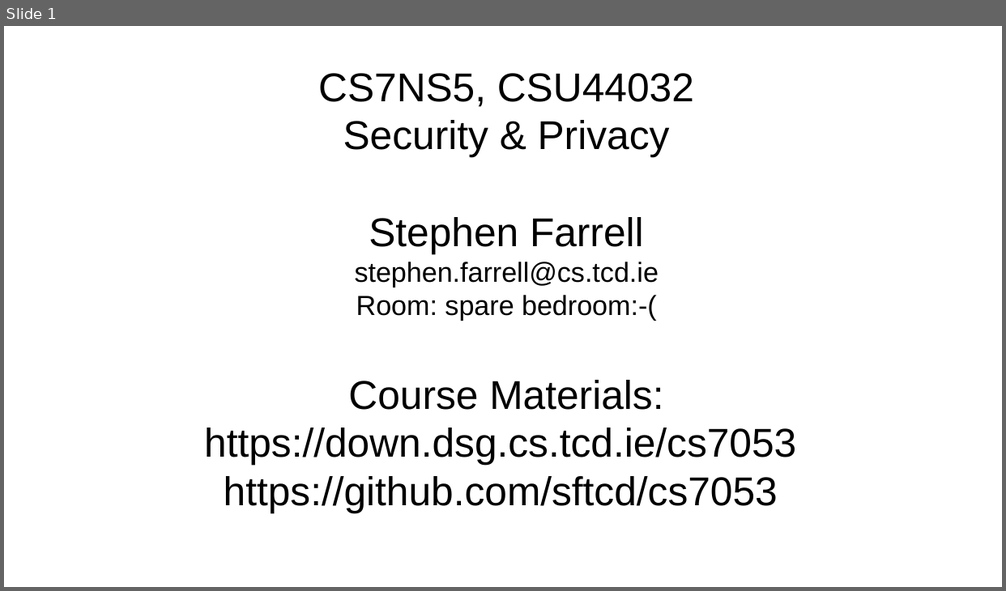
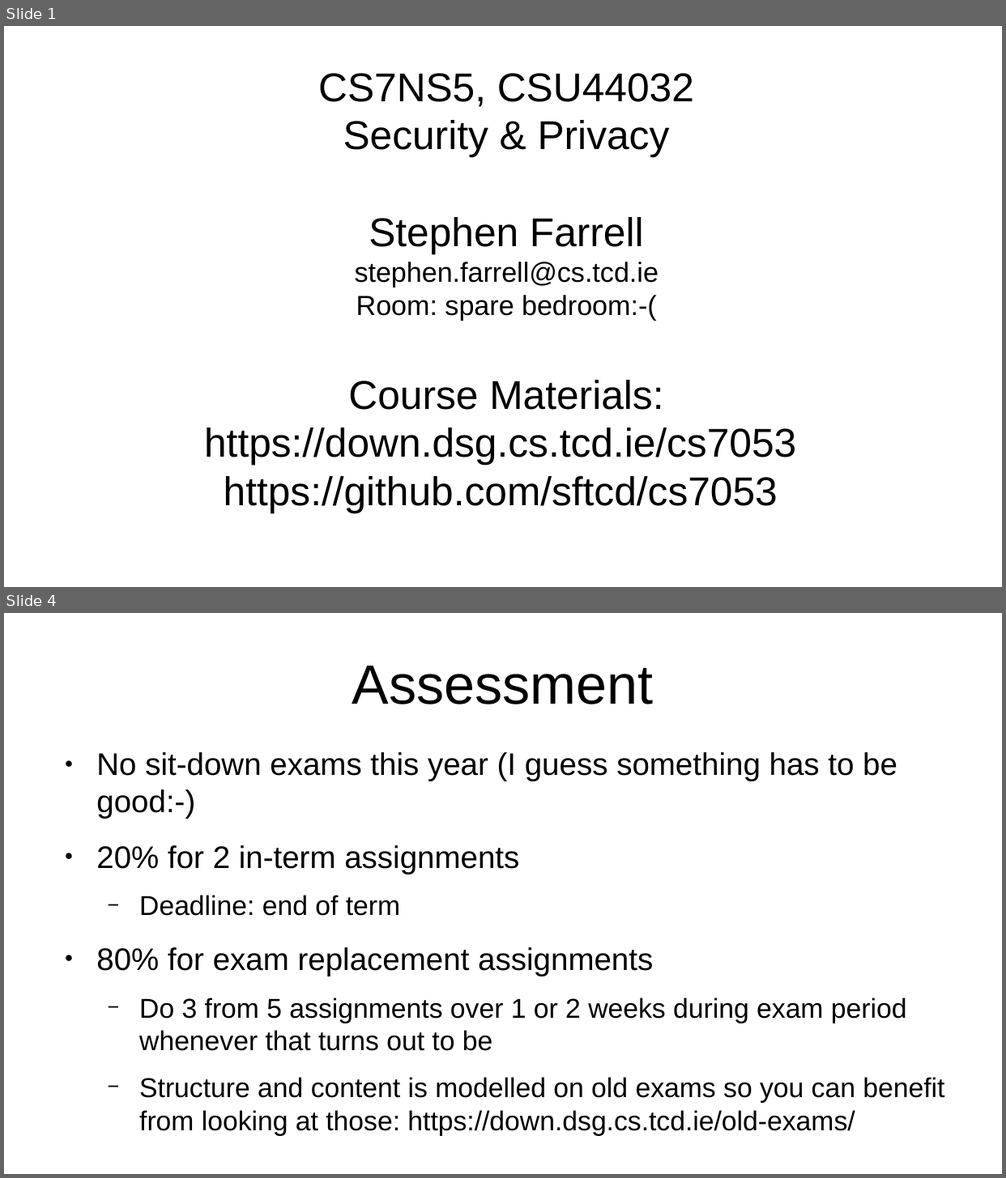
Before and after one commit to sftcd/cs7053, a slide deck: 2021lectures/00-quick-intro.odp. Shown one above the other, each under a label of ours: slide 1 before the commit, slides 1 and 4 after it; the slides between them are not shown. The pictures are 1006x591 and 1006x1178 pixels, drawn with LibreOffice and Linux fonts; fonts in the diff are those of the drawing. Boxes give left, top, right and bottom in pixels: in the first picture for what was removed or moved away, otherwise in the second. Text is boxed around its words. In the diff, an @@ line names an element or a change of style, - is before the commit and + after.

```diff
--- a/2021lectures/00-quick-intro.odp
+++ b/2021lectures/00-quick-intro.odp
@@ slide 4 added at (4,613,1002,1174), background #FFFFFF @@
@@ title added at (352,666,654,705), 44 pt, text #000000 @@
+Assessment
@@ text added at (96,752,944,1136), 21.7 pt, text #000000 @@
+● No sit-down exams this year (I guess something has to be good:-)
+● 20% for 2 in-term assignments
+  − Deadline: end of term
+● 80% for exam replacement assignments
+  − Do 3 from 5 assignments over 1 or 2 weeks during exam period whenever that turns out to be
+  − Structure and content is modelled on old exams so you can benefit from looking at those: https://down.dsg.cs.tcd.ie/old-exams/
```
Also in this commit, not shown: 5 other slides added, 1 slide removed, 1 other file.
